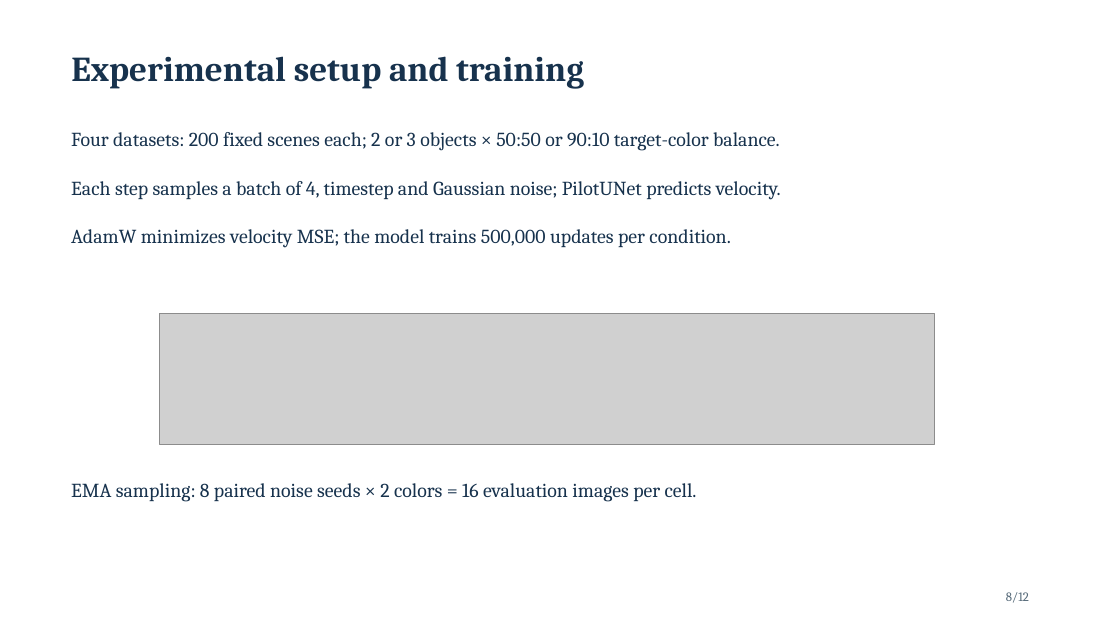
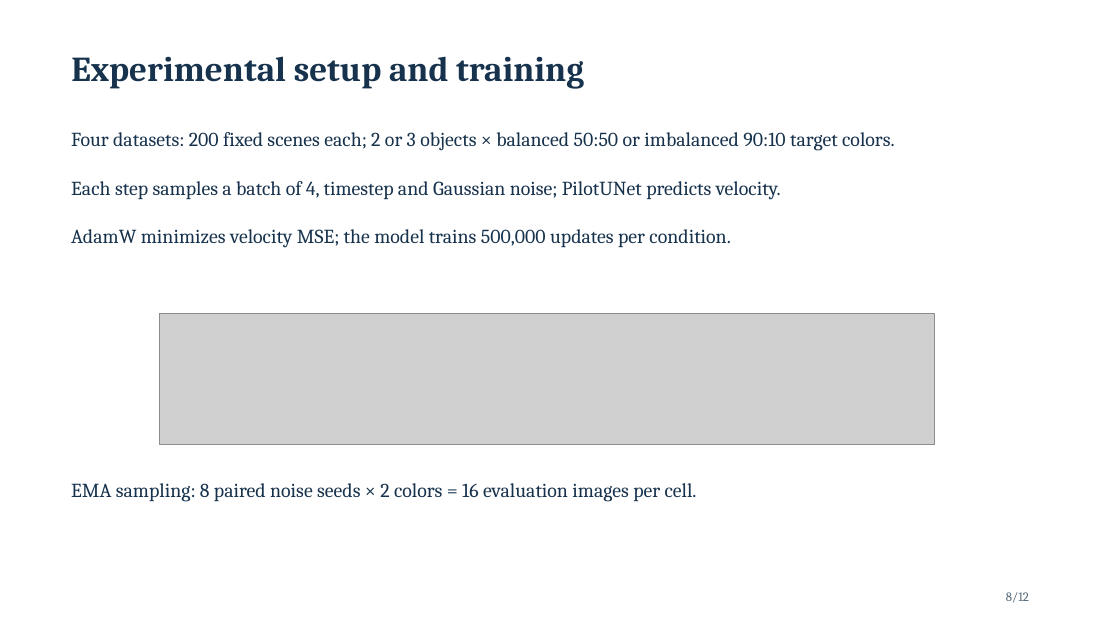
Before and after one commit to Space-Dev0/muadib, a slide deck: slide 8 of presentation/powerpoint/submission-final.pptx. Drawn at 1120x630 pixels with LibreOffice and Linux fonts; fonts in the diff are those of the drawing; grey boxes stand for pictures. Boxes give left, top, right and bottom in pixels: in the first picture for what was removed or moved away, otherwise in the second. Text is boxed around its words. In the diff, an @@ line names an element or a change of style, - is before the commit and + after.

```diff
--- a/presentation/powerpoint/submission-final.pptx
+++ b/presentation/powerpoint/submission-final.pptx
@@ text at (71,132,895,151): text changed @@
-Four datasets: 200 fixed scenes each; 2 or 3 objects × 50:50 or 90:10 target-color balance.
+Four datasets: 200 fixed scenes each; 2 or 3 objects × balanced 50:50 or imbalanced 90:10 target colors.
```
Also in this commit, not shown: 11 other slides changed, 1 other file.
